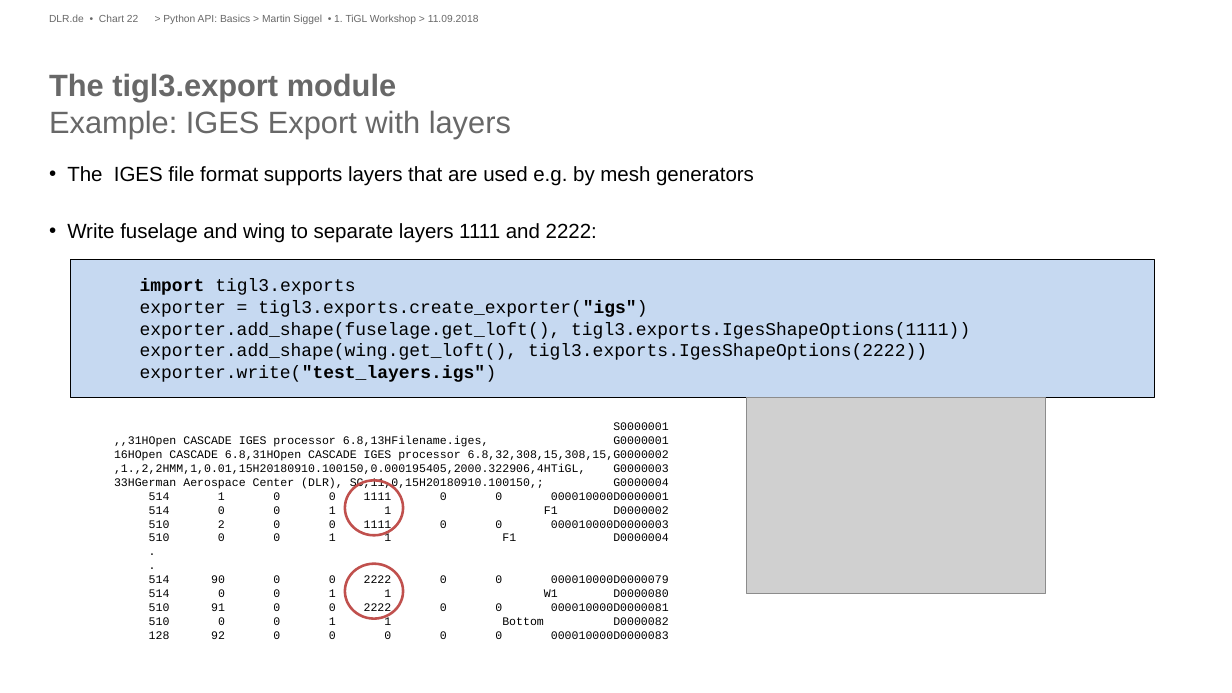
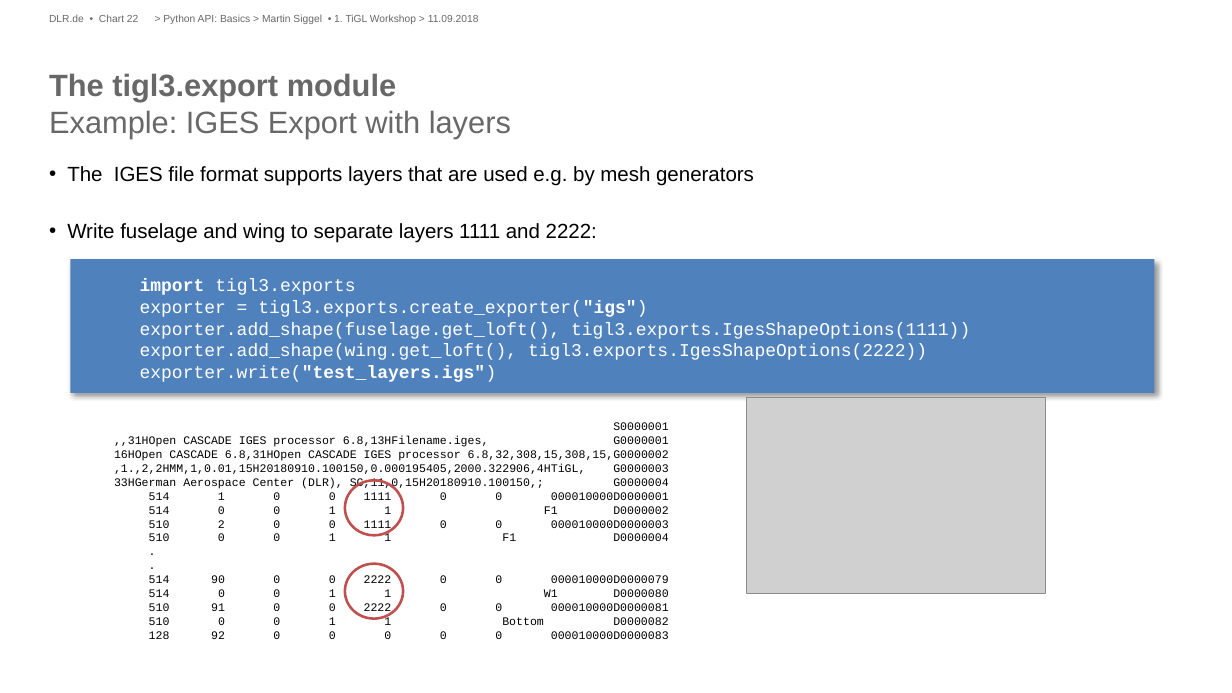
Before and after one commit to ganeshvivek/tigl-workshop, a slide deck: slide 22 of Presentations/Python API-Basics.pptx. Drawn at 1232x693 pixels with LibreOffice and Linux fonts; fonts in the diff are those of the drawing; grey boxes stand for pictures; background and template pictures are left out. Boxes give left, top, right and bottom in pixels: in the first picture for what was removed or moved away, otherwise in the second. Text is boxed around its words. In the diff, an @@ line names an element or a change of style, - is before the commit and + after.

```diff
--- a/Presentations/Python API-Basics.pptx
+++ b/Presentations/Python API-Basics.pptx
@@ rectangle: place and size @@
-rectangle at box(70, 260, 1153, 398)
+rectangle at box(70, 260, 1153, 393)
@@ rectangle at box(70, 260, 1153, 393): fill #C6D9F1 to #4F81BD; outline #000000 0.75 pt to none; shadow on @@
@@ text at box(140, 279, 970, 382): text colour #000000 to #FFFFFF in "import tigl3.exports exporter = tigl3.exports.create_exporte ...", "exporter.add_shape(fuselage.get_loft(), tigl3.exports.IgesSh ..." @@
```
Also in this commit, not shown: 12 other slides changed, 3 other files.
